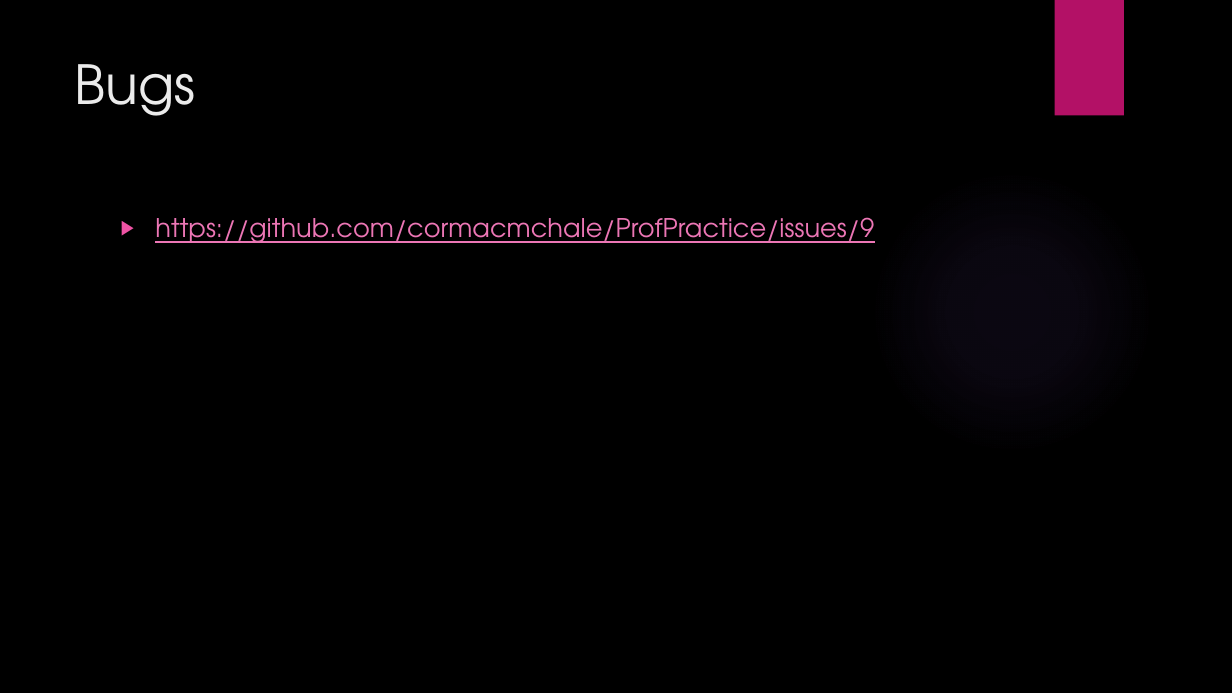
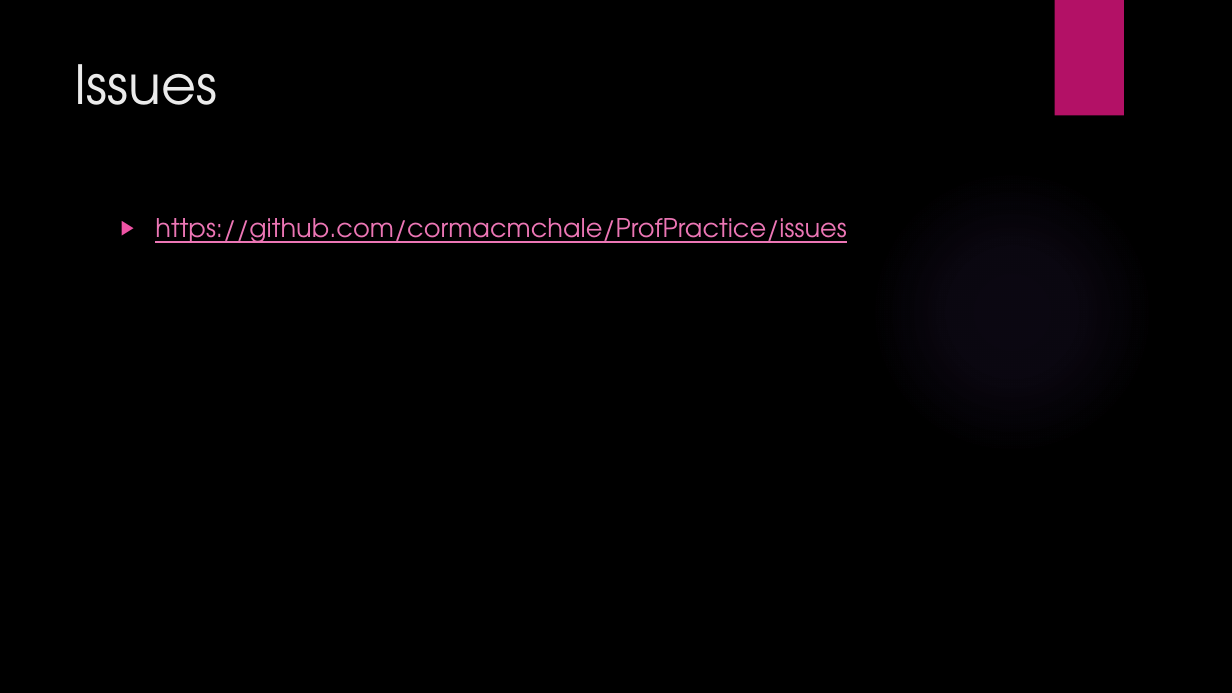
Before and after one commit to cormacmchale/ProfPractice, a slide deck: slide 7 of RideShare.pptx. Drawn at 1232x693 pixels with LibreOffice and Linux fonts; fonts in the diff are those of the drawing; background and template pictures are left out. Boxes give left, top, right and bottom in pixels: in the first picture for what was removed or moved away, otherwise in the second. Text is boxed around its words. In the diff, an @@ line names an element or a change of style, - is before the commit and + after.

```diff
--- a/RideShare.pptx
+++ b/RideShare.pptx
@@ title at (x1=75, y1=64, x2=218, y2=105): text changed @@
-Bugs
+Issues
@@ text at (x1=155, y1=218, x2=846, y2=243): text changed @@
-▶ https://github.com/cormacmchale/ProfPractice/issues/9
+▶ https://github.com/cormacmchale/ProfPractice/issues
```
Also in this commit, not shown: 2 slides added, 10 other files.
